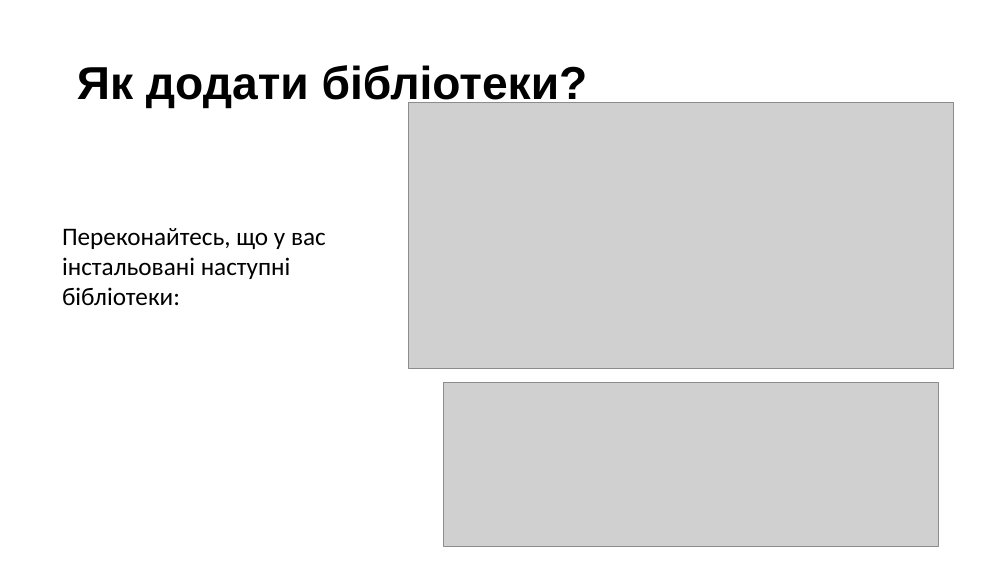
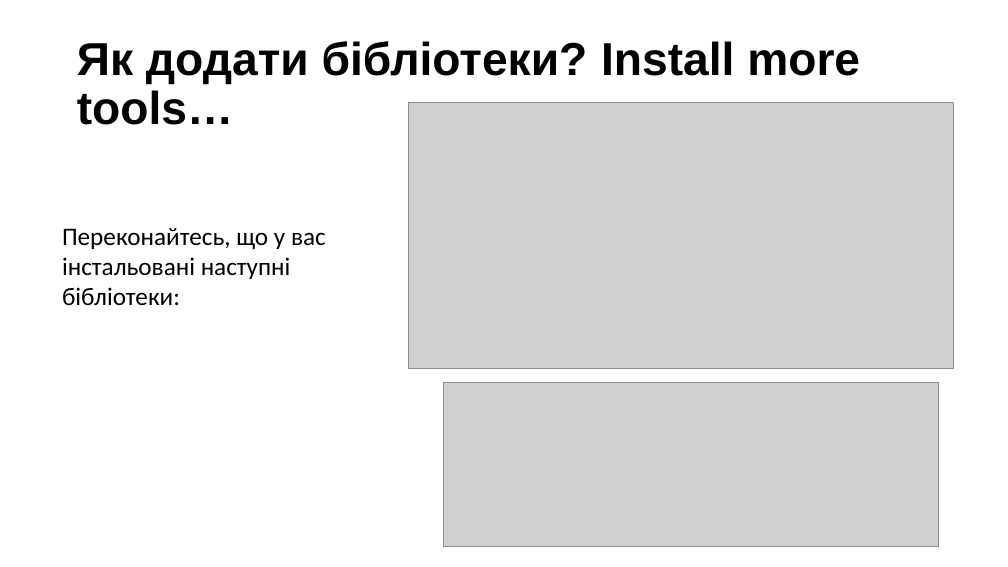
Before and after one commit to arg3ntuum/UnityCourse, a slide deck: slide 4 of Unity Модуль 1 Урок 1. Структура проекту. Зміні.pptx (slide 7 before the commit). Drawn at 1008x567 pixels with LibreOffice and Linux fonts; fonts in the diff are those of the drawing; grey boxes stand for pictures. Boxes give left, top, right and bottom in pixels: in the first picture for what was removed or moved away, otherwise in the second. Text is boxed around its words. In the diff, an @@ line names an element or a change of style, - is before the commit and + after.

```diff
--- a/Unity Модуль 1 Урок 1. Структура проекту. Зміні.pptx
+++ b/Unity Модуль 1 Урок 1. Структура проекту. Зміні.pptx
@@ title at box(77, 41, 860, 125): text changed @@
-Як додати бібліотеки?
+Як додати бібліотеки? Install more tools…
```
Also in this commit, not shown: 23 other slides changed.
